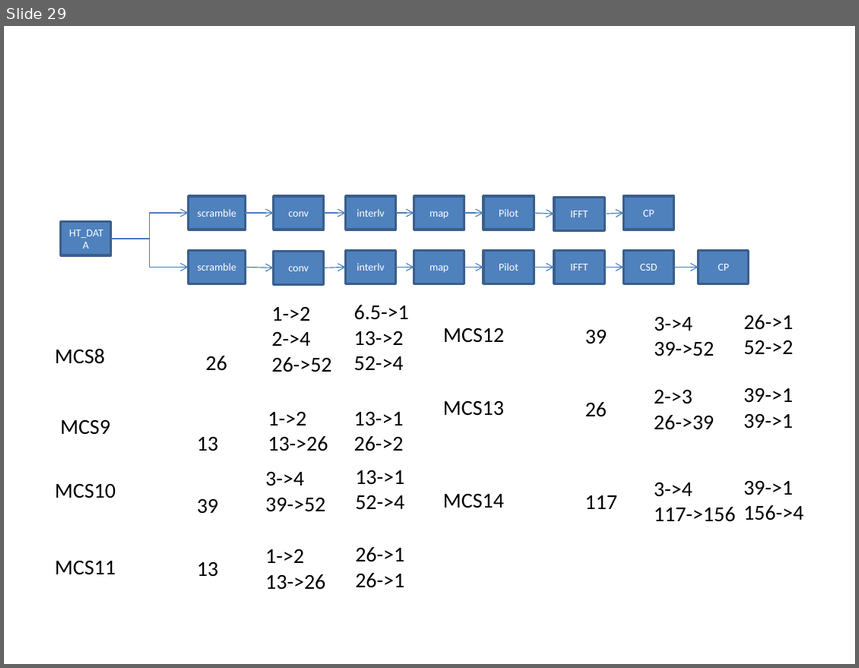
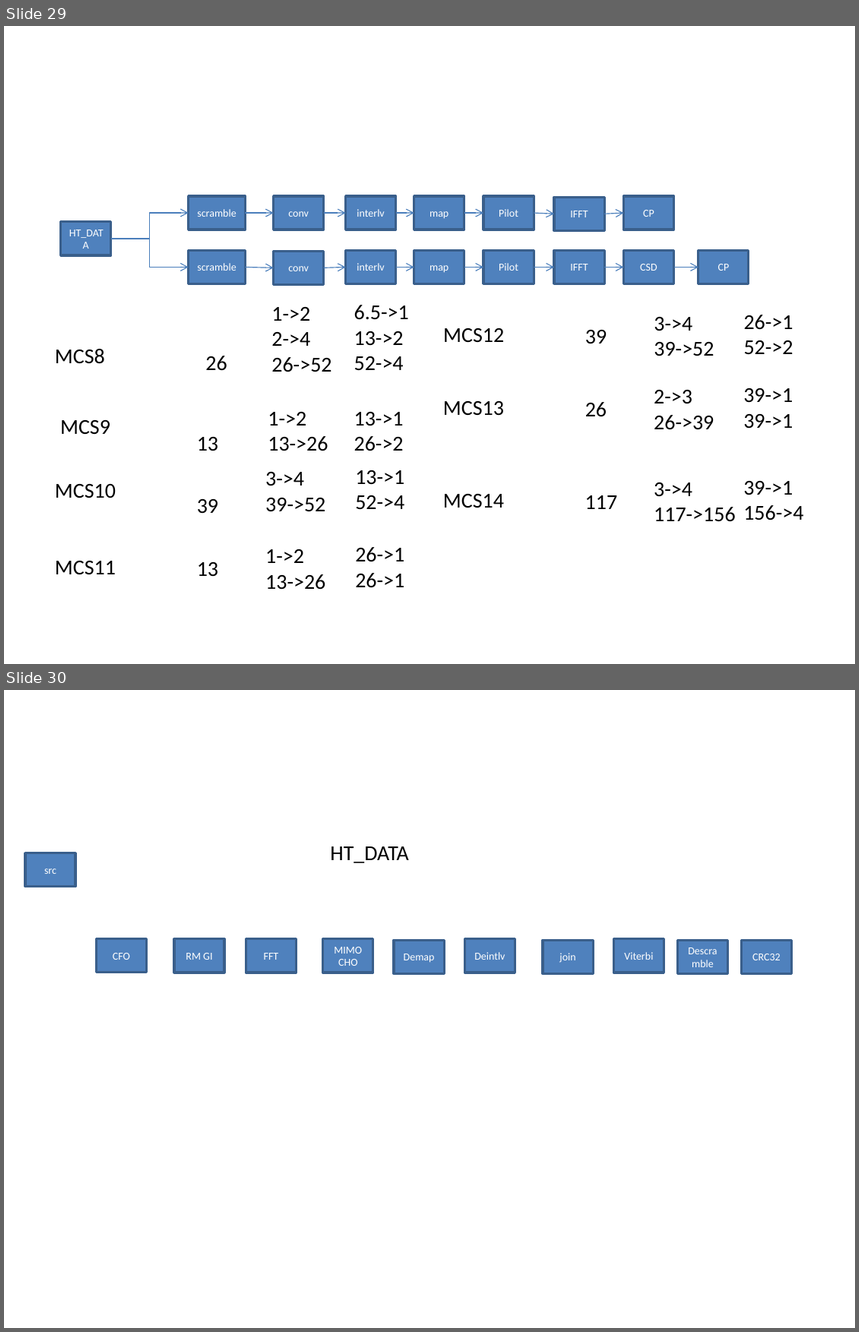
Before and after one commit to wwwgitcom/CORA, a slide deck: cora.pptx. Shown one above the other, each under a label of ours: slide 29 before the commit, slides 29 and 30 after it. The pictures are 859x668 and 859x1332 pixels, drawn with LibreOffice and Linux fonts; fonts in the diff are those of the drawing. Boxes give left, top, right and bottom in pixels: in the first picture for what was removed or moved away, otherwise in the second. Text is boxed around its words. In the diff, an @@ line names an element or a change of style, - is before the commit and + after.

Commit message:
Update ppt, precalculate parameters for parallel MIMO.

```diff
--- a/cora.pptx
+++ b/cora.pptx
@@ slide 30 added at (4,690,855,1328), background #FFFFFF @@
@@ text added at (330,847,408,863), 18 pt, text #000000 @@
+HT_DATA
@@ rectangle added at (25,853,75,887), fill #4F81BD, outline #3A5F8C 2 pt, 9 pt, text #FFFFFF @@
+src
@@ rectangle added at (96,939,146,973), fill #4F81BD, outline #3A5F8C 2 pt, 9 pt, text #FFFFFF @@
+CFO
@@ rectangle added at (174,939,224,973), fill #4F81BD, outline #3A5F8C 2 pt, 9 pt, text #FFFFFF @@
+RM GI
@@ rectangle added at (246,939,296,973), fill #4F81BD, outline #3A5F8C 2 pt, 9 pt, text #FFFFFF @@
+FFT
@@ rectangle added at (323,939,373,973), fill #4F81BD, outline #3A5F8C 2 pt, 9 pt, text #FFFFFF @@
+MIMO
+CHO
@@ rectangle added at (394,940,444,973), fill #4F81BD, outline #3A5F8C 2 pt, 9 pt, text #FFFFFF @@
+Demap
@@ rectangle added at (465,939,515,973), fill #4F81BD, outline #3A5F8C 2 pt, 9 pt, text #FFFFFF @@
+Deintlv
@@ rectangle added at (543,940,593,973), fill #4F81BD, outline #3A5F8C 2 pt, 9 pt, text #FFFFFF @@
+join
@@ rectangle added at (614,939,664,973), fill #4F81BD, outline #3A5F8C 2 pt, 9 pt, text #FFFFFF @@
+Viterbi
@@ rectangle added at (677,940,728,973), fill #4F81BD, outline #3A5F8C 2 pt, 9 pt, text #FFFFFF @@
+Descramble
@@ rectangle added at (741,940,791,973), fill #4F81BD, outline #3A5F8C 2 pt, 9 pt, text #FFFFFF @@
+CRC32
```
Also in this commit, not shown: 13 other files.
